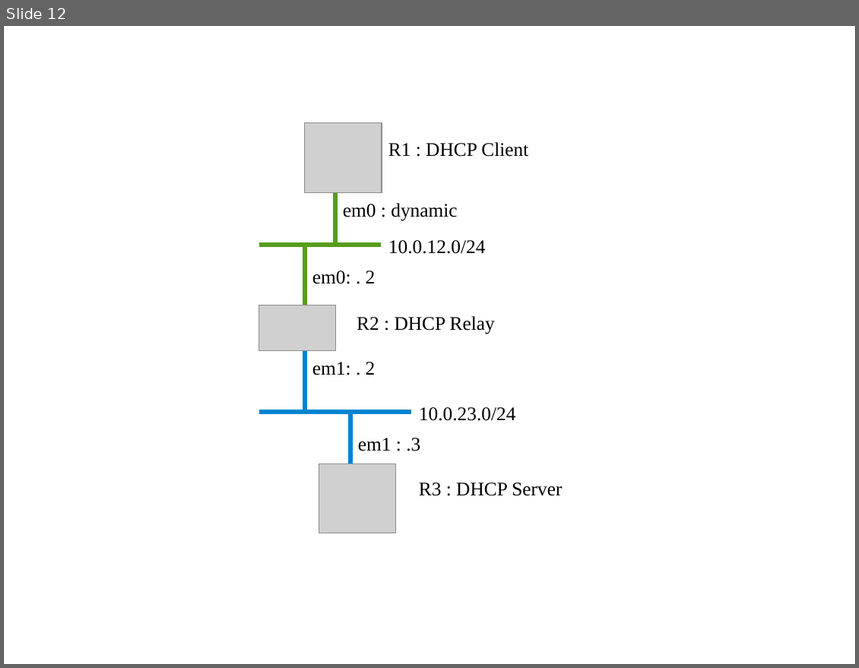
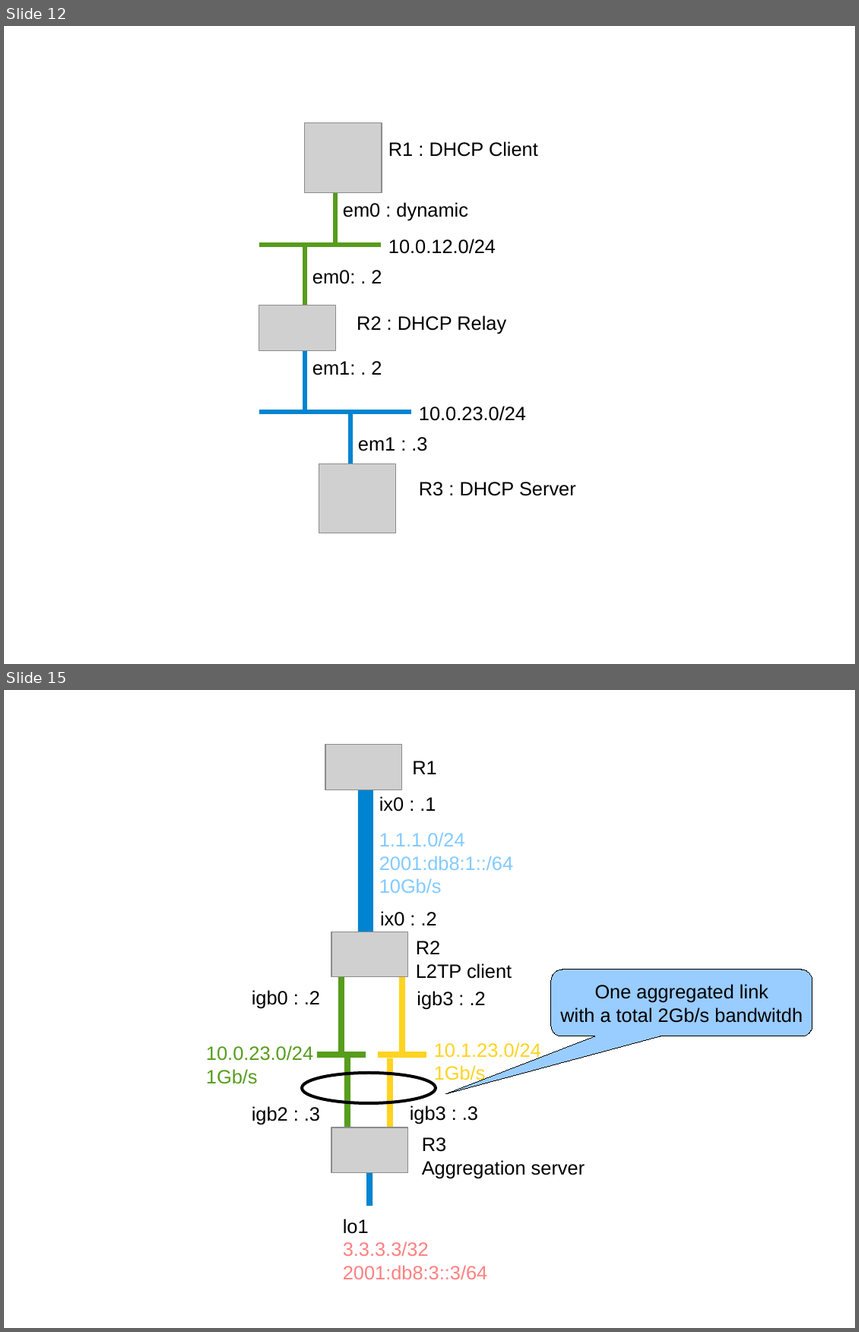
Before and after one commit to ocochard/BSDRP, a slide deck: trunk/docs/labs.examples.odp. Shown one above the other, each under a label of ours: slide 12 before the commit, slides 12 and 15 after it; the slides between them are not shown. The pictures are 859x668 and 859x1332 pixels, drawn with LibreOffice and Linux fonts; fonts in the diff are those of the drawing; grey boxes stand for pictures. Boxes give left, top, right and bottom in pixels: in the first picture for what was removed or moved away, otherwise in the second. Text is boxed around its words. In the diff, an @@ line names an element or a change of style, - is before the commit and + after.

```diff
--- a/trunk/docs/labs.examples.odp
+++ b/trunk/docs/labs.examples.odp
@@ slide 15 added at (4,690,855,1328), background #FFFFFF @@
@@ picture added at (325,745,401,790) @@
@@ text added at (412,761,436,774), 18 pt, text #000000 @@
+R1
@@ line added from (366, 781) to (366, 939), #0084D1 14.17 pt @@
@@ text added at (379,796,436,812), 18 pt, text #000000 @@
+ix0 : .1
@@ text added at (379,832,513,893), 18 pt, text #83CAFF @@
+1.1.1.0/24
+2001:db8:1::/64
+10Gb/s
@@ text added at (380,911,437,926), 18 pt, text #000000 @@
+ix0 : .2
@@ picture added at (332,932,408,977) @@
@@ text added at (416,941,512,979), 18 pt, text #000000 @@
+R2
+L2TP client
@@ line added from (341, 967) to (341, 1055), #579D1C 5.67 pt @@
@@ line added from (402, 970) to (402, 1058), #FFD320 5.67 pt @@
@@ rounded speech box added at (552,970,813,1037), fill #99CCFF, outline #000000 0 pt, 18 pt, text #000000 @@
+One aggregated link
+with a total 2Gb/s bandwitdh
@@ text added at (252,990,320,1008), 18 pt, text #000000 @@
+igb0 : .2
@@ text added at (417,991,486,1010), 18 pt, text #000000 @@
+igb3 : .2
@@ text added at (206,1046,313,1084), 18 pt, text #579D1C @@
+10.0.23.0/24
+1Gb/s
@@ text added at (434,1043,541,1084), 18 pt, text #FFD320 @@
+10.1.23.0/24
+1Gb/s
@@ ellipse added at (302,1073,436,1103), outline #000000 2.83 pt @@
@@ line added from (366, 1055) to (317, 1055), #579D1C 5.67 pt @@
@@ line added from (348, 1055) to (348, 1130), #579D1C 5.67 pt @@
@@ line added from (427, 1055) to (378, 1055), #FFD320 5.67 pt @@
@@ line added from (390, 1059) to (390, 1134), #FFD320 5.67 pt @@
@@ text added at (252,1106,320,1125), 18 pt, text #000000 @@
+igb2 : .3
@@ text added at (410,1106,478,1124), 18 pt, text #000000 @@
+igb3 : .3
@@ picture added at (332,1128,408,1173) @@
@@ text added at (422,1138,585,1179), 18 pt, text #000000 @@
+R3
+Aggregation server
@@ line added from (370, 1163) to (370, 1206), #0084D1 5.67 pt @@
@@ text added at (343,1219,488,1280), 18 pt, text #FF8080 @@
+lo1
+3.3.3.3/32
+2001:db8:3::3/64
@@ slide 12 changed as well @@
@@ font Times New Roman to Arial in 9 elements at (389,142,538,157), (357,316,506,334), (419,482,576,496), (343,202,468,221), (358,437,427,452), (313,361,382,376), (313,270,382,284), (389,239,496,254), (419,406,526,421) @@
```
Also in this commit, not shown: 16 other slides changed, 3 other slides added, 2 slides removed, 1 other file.
